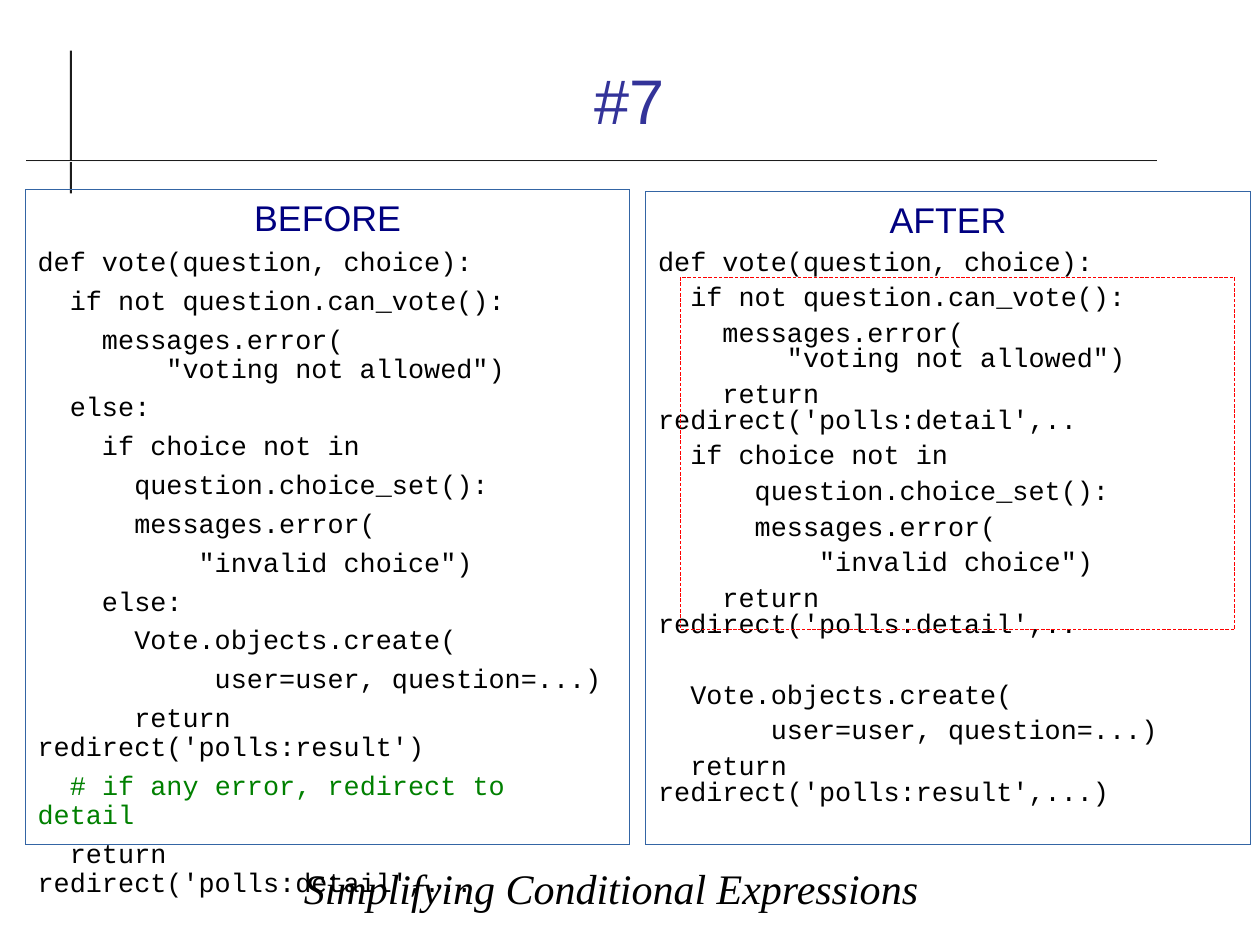
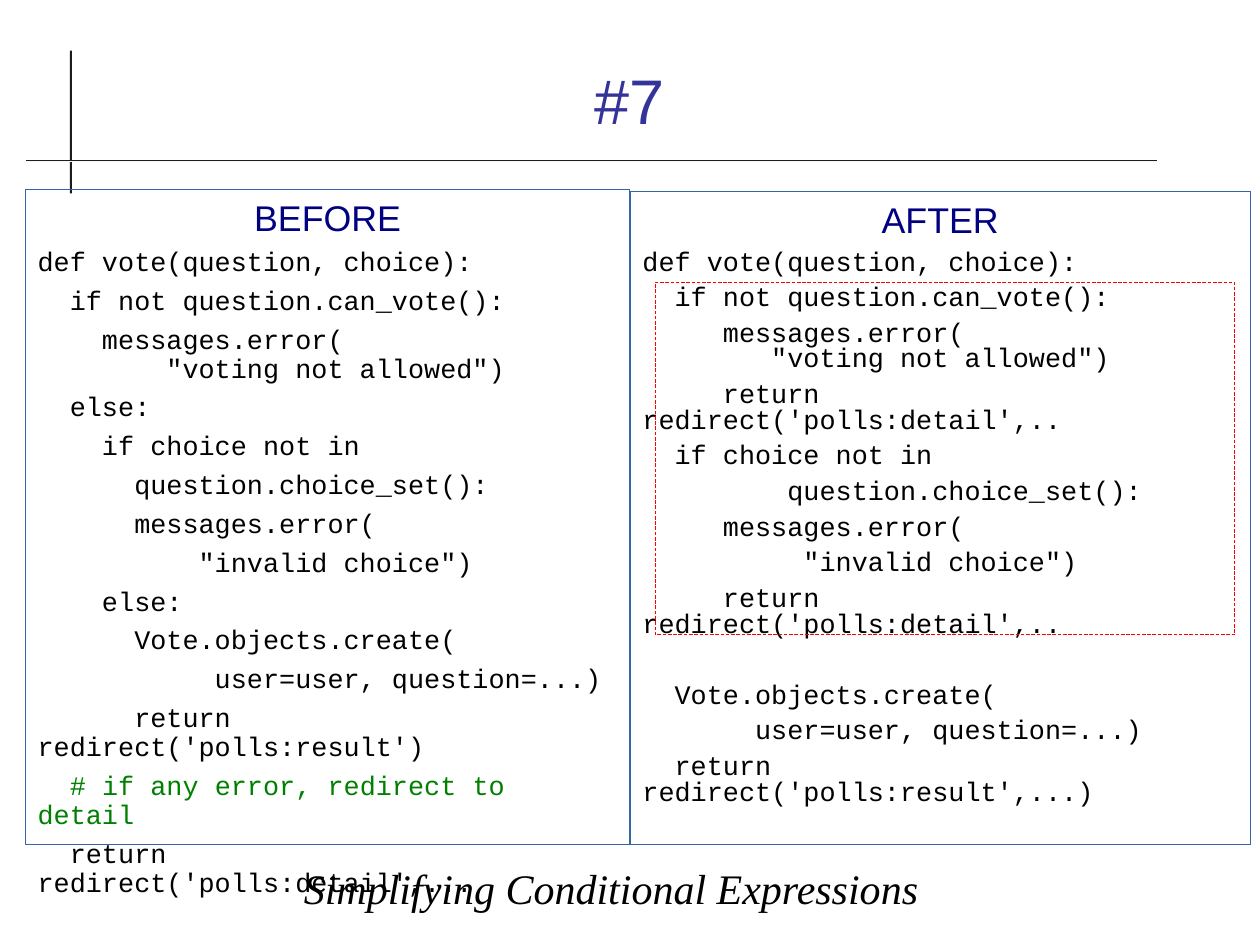
Before and after one commit to cpske/ISP, a slide deck: slide 8 of refactoring/Refactoring-Review.odp. Drawn at 1260x945 pixels with LibreOffice and Linux fonts; fonts in the diff are those of the drawing. Boxes give left, top, right and bottom in pixels: in the first picture for what was removed or moved away, otherwise in the second. Text is boxed around its words. In the diff, an @@ line names an element or a change of style, - is before the commit and + after.

```diff
--- a/refactoring/Refactoring-Review.odp
+++ b/refactoring/Refactoring-Review.odp
@@ text "AFTER": place and size @@
-text "AFTER" at bbox=[645, 192, 1250, 844]
+text "AFTER" at bbox=[630, 192, 1250, 844]
@@ rectangle: place and size @@
-rectangle at bbox=[680, 277, 1235, 630]
+rectangle at bbox=[655, 282, 1235, 635]
```
Also in this commit, not shown: 6 other slides changed, 2 other files.
